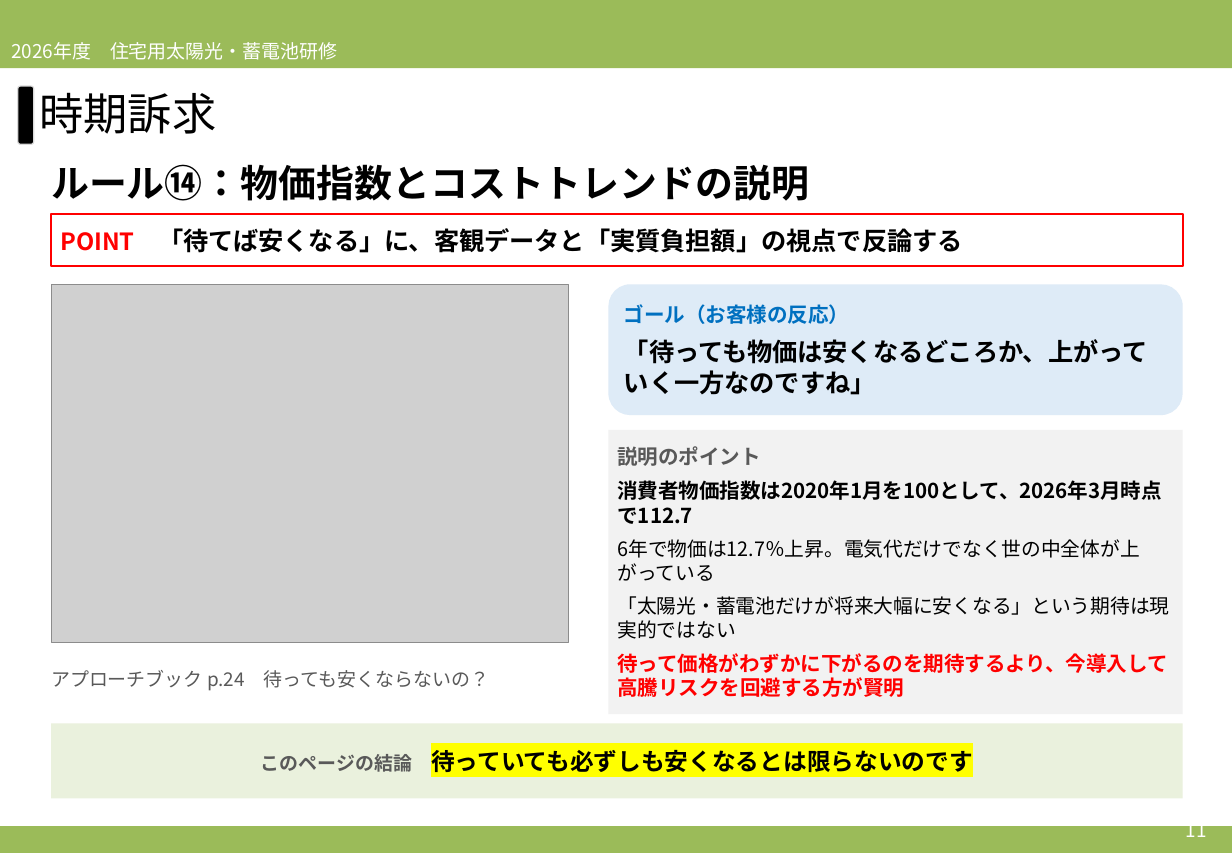
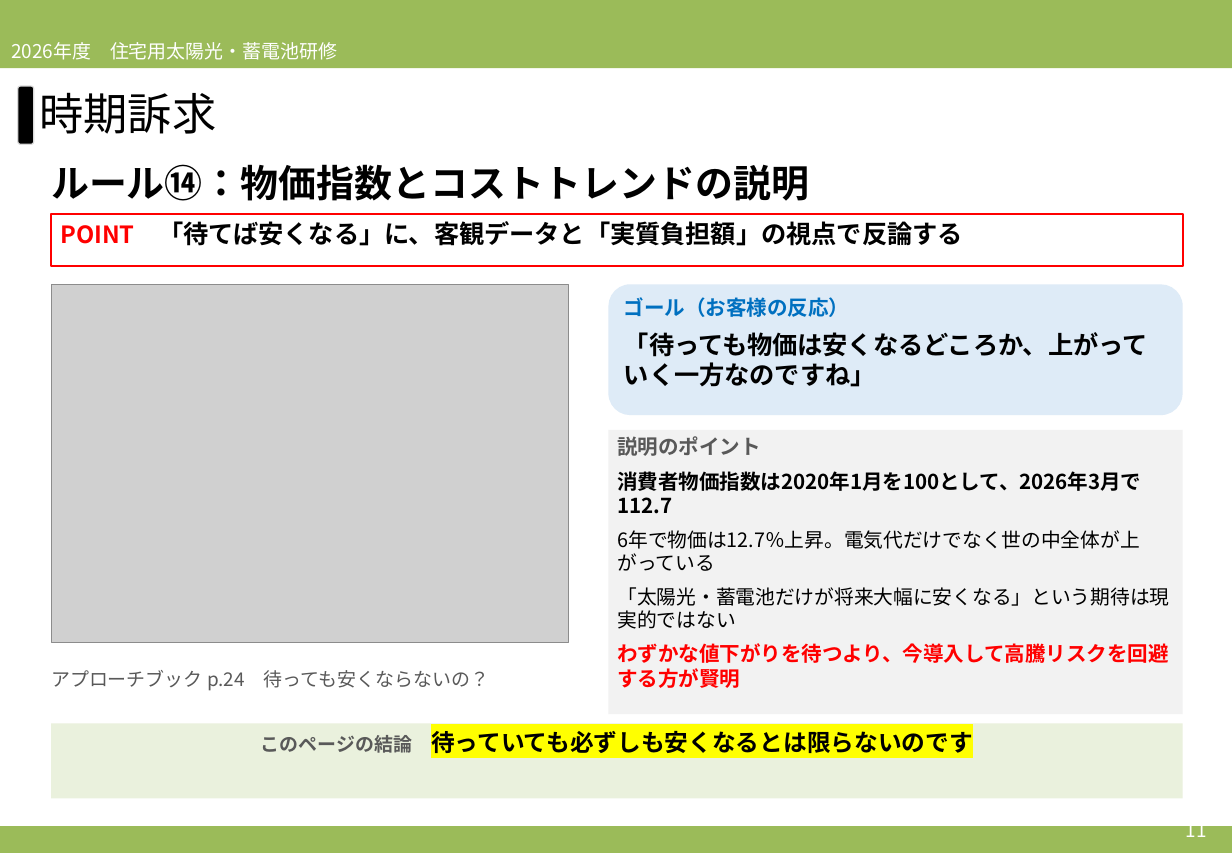
Before and after one commit to soshiro-iki-sys/-, a slide deck: slide 11 of slides/2026営業研修_第4回_時期・料金訴求＆ロープレ.pptx. Drawn at 1232x853 pixels with LibreOffice and Linux fonts; fonts in the diff are those of the drawing; grey boxes stand for pictures. Boxes give left, top, right and bottom in pixels: in the first picture for what was removed or moved away, otherwise in the second. Text is boxed around its words. In the diff, an @@ line names an element or a change of style, - is before the commit and + after.

```diff
--- a/slides/2026営業研修_第4回_時期・料金訴求＆ロープレ.pptx
+++ b/slides/2026営業研修_第4回_時期・料金訴求＆ロープレ.pptx
@@ vertical alignment middle to top in 4 elements at [51, 214, 1183, 266], [609, 284, 1183, 415], [51, 724, 1183, 799], [609, 430, 1183, 714] @@
@@ text in rectangle at [617, 471, 1141, 514]: text changed @@
-消費者物価指数は2020年1月を100として、2026年3月時点で112.7
+消費者物価指数は2020年1月を100として、2026年3月で112.7
@@ text in rectangle at [617, 643, 1168, 688]: text changed @@
-待って価格がわずかに下がるのを期待するより、今導入して高騰リスクを回避する方が賢明
+わずかな値下がりを待つより、今導入して高騰リスクを回避する方が賢明
```
Also in this commit, not shown: 27 other slides changed, 7 other files.
